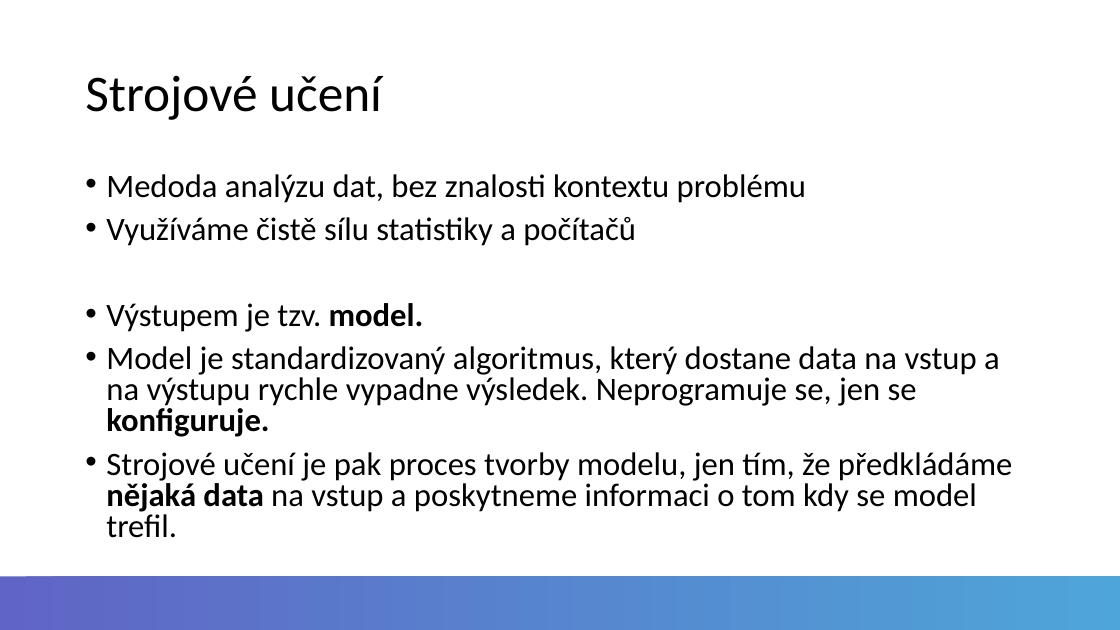
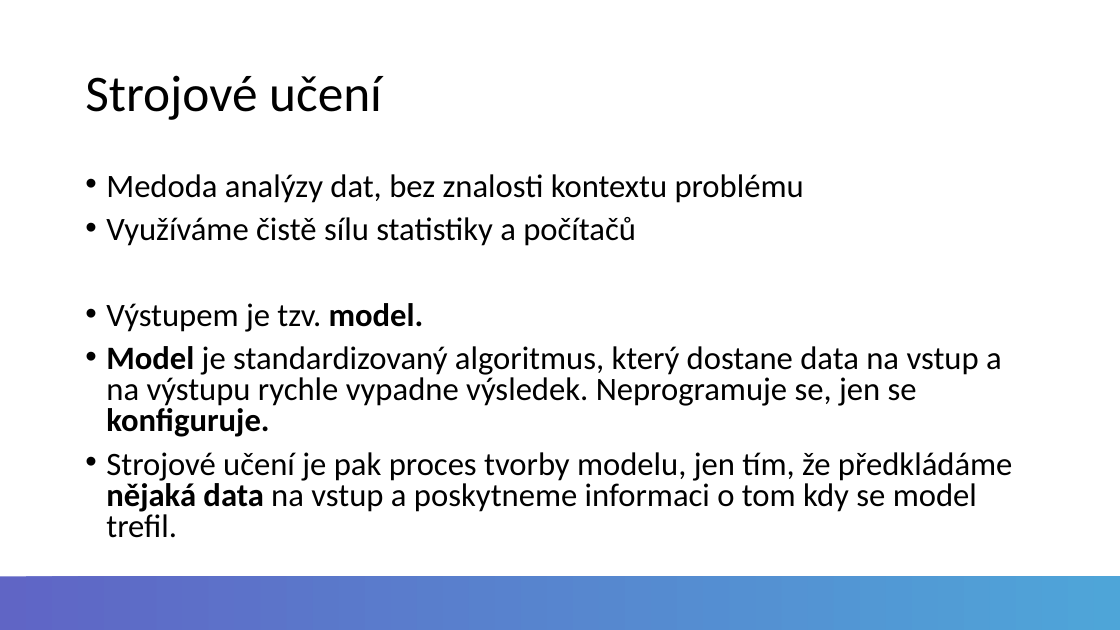
Before and after one commit to jiristepan/fpp2018, a slide deck: slide 7 of My first AI.pptx. Drawn at 1120x630 pixels with LibreOffice and Linux fonts; fonts in the diff are those of the drawing. Boxes give left, top, right and bottom in pixels: in the first picture for what was removed or moved away, otherwise in the second. Text is boxed around its words. In the diff, an @@ line names an element or a change of style, - is before the commit and + after.

Commit message:
final

```diff
--- a/My first AI.pptx
+++ b/My first AI.pptx
@@ text at <box>106,174,804,203</box>: text changed @@
-• Medoda analýzu dat, bez znalosti kontextu problému
+• Medoda analýzy dat, bez znalosti kontextu problému
@@ text at <box>106,346,1002,437</box>: bold on in "Model" @@
```
Also in this commit, not shown: 1 slide added.
